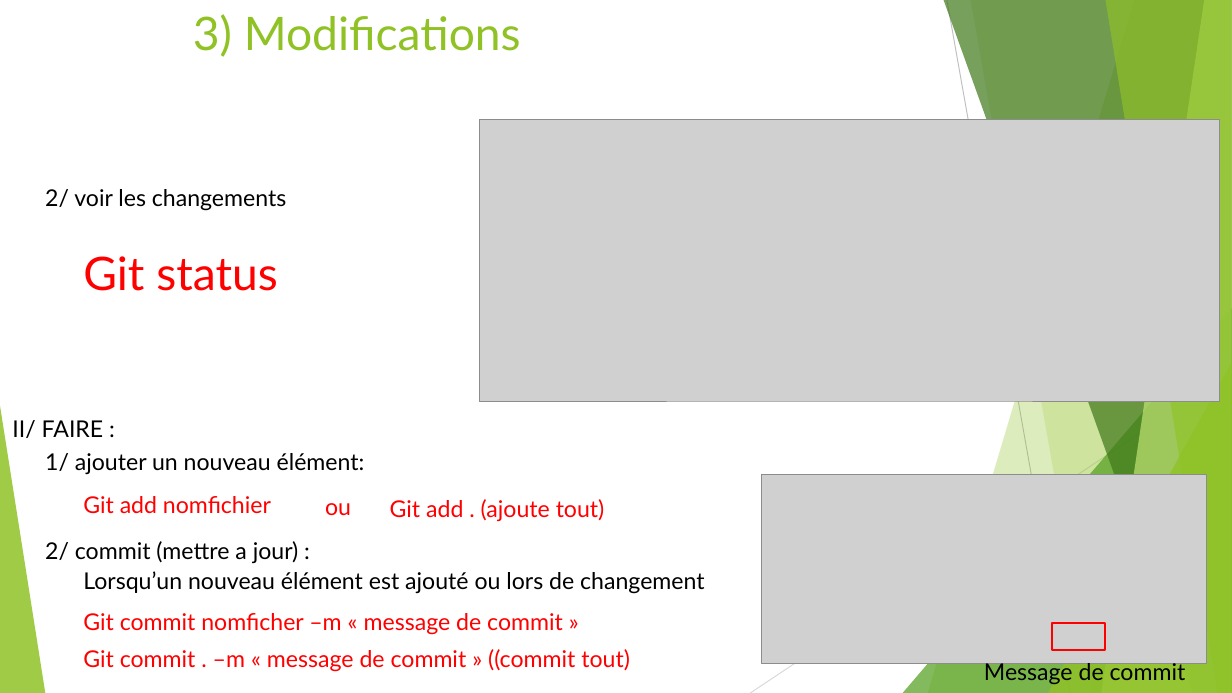
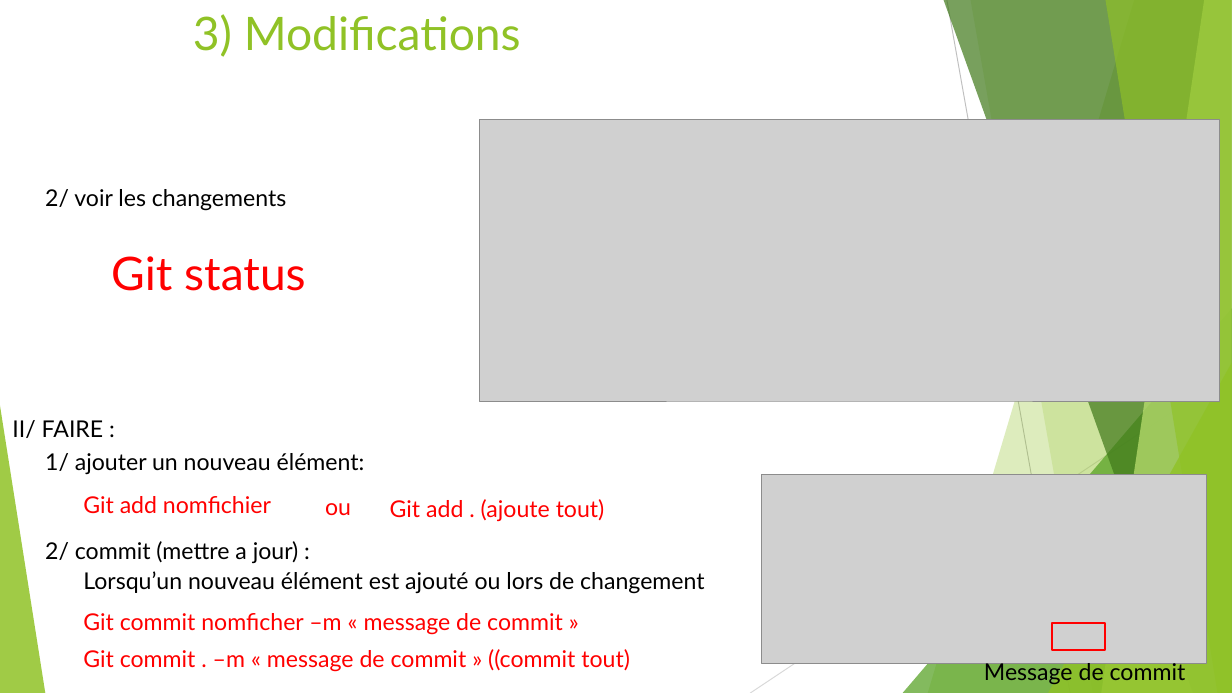
Before and after one commit to panda1936/PJT, a slide deck: slide 8 of Guide rapide de Git.pptx. Drawn at 1232x693 pixels with LibreOffice and Linux fonts; fonts in the diff are those of the drawing; grey boxes stand for pictures. Boxes give left, top, right and bottom in pixels: in the first picture for what was removed or moved away, otherwise in the second. Text is boxed around its words. In the diff, an @@ line names an element or a change of style, - is before the commit and + after.

```diff
--- a/Guide rapide de Git.pptx
+++ b/Guide rapide de Git.pptx
@@ text "Git status": place and size @@
-text "Git status" at bbox=[83, 256, 278, 291]
+text "Git status" at bbox=[111, 256, 306, 291]
```
Also in this commit, not shown: 2 other slides changed, 1 other file.
